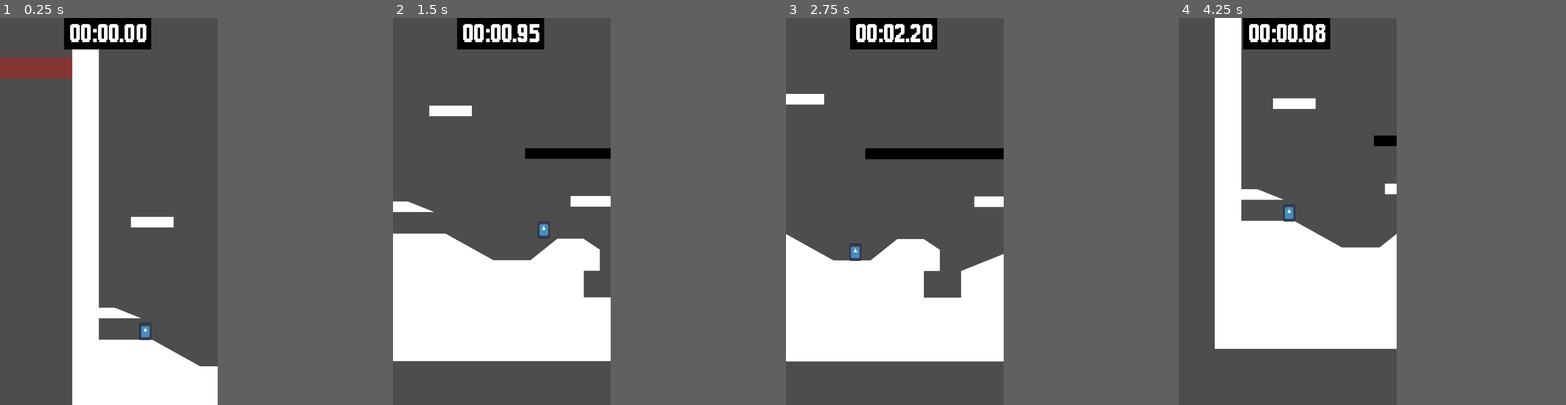
Above: before the commit, frames 1-4 (left to right).
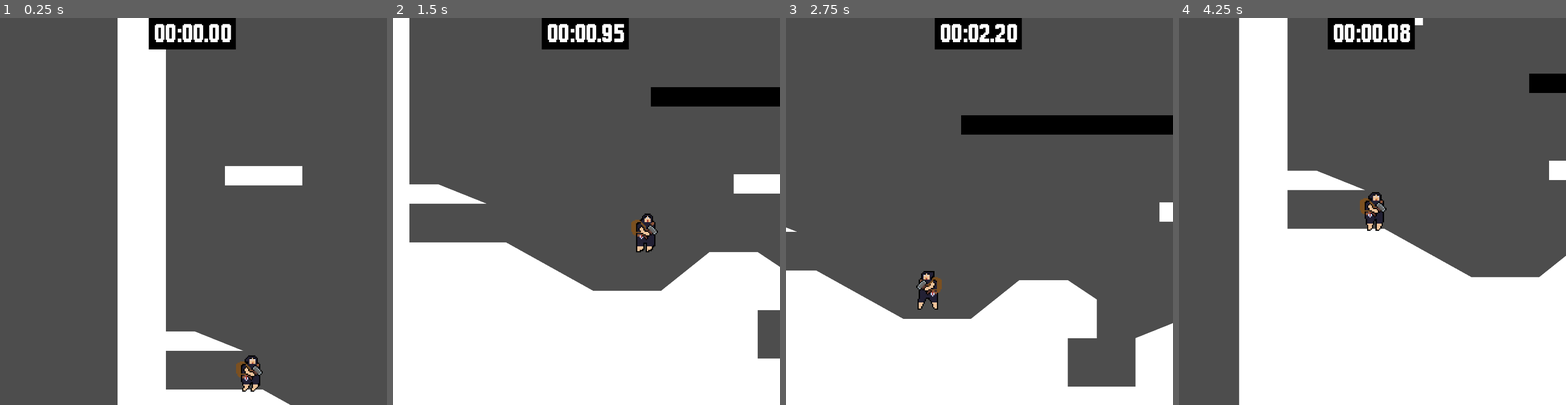
Above: after the commit, the same moments.

Repository: cureforboredom/ludumdare-depths
Game: Godot game, scene res://Scenes/main.tscn
Two runs of this game, one before a commit and one after it. Both use one fixed random seed, a clock stepped at 60 frames per second and the inputs below. The engine's default icon, where the game draws it, is replaced by a stand-in: a white triangle on a blue panel in a dark square.
Inputs:
- Up to frame 1 (0.25 s): no input
- Up to frame 2 (1.5 s): hold Space (Jump) 0.53-1.28 s; hold D (Right) from 0.53 s (still down); tap Space (Jump) at 1.35 s
- Up to frame 3 (2.75 s): tap Space (Jump) at 1.52, 1.82 s; release D (Right) at 2.03 s; hold A (Left) from 2.03 s (still down); hold Space (Jump) from 2.03 s (still down)
- Up to frame 4 (4.25 s): release A (Left) at 2.78 s; release Space (Jump) at 2.78 s; hold D (Right) from 2.78 s (still down); tap Space (Jump) at 2.85, 3.02, 3.32 s; hold Space (Jump) from 3.53 s (still down); tap R (Reset) at 4.15 s
In our replay, the window is 450x800 before the commit and 800x800 after it. These sizes can differ from the game's own. Grey fills any space a smaller window leaves; there, only what the larger window draws over its background counts as a difference.

The runs differ from the first frame. In frame 1, 25% of the frame differs, in the area x 0-79%, y 0-100%; in frame 2, 34%; in frame 3, 30%; in frame 4, 39%, in the area x 9-100%, y 0-100%.

Commit message:
progress

Diff:
--- a/Scenes/main.tscn
+++ b/Scenes/main.tscn
@@ -18,7 +18,7 @@
 
 [node name="Treadmill" parent="." instance=ExtResource("5_hptm8")]
 position = Vector2(352, 320)
-speed = 75
+speed = 60
 
 [node name="Low Grav" parent="." instance=ExtResource("6_d1ilt")]
 position = Vector2(496, 448)
@@ -50,12 +50,12 @@
 [node name="MovingPlatform2" parent="Platforms" instance=ExtResource("9_hptm8")]
 position = Vector2(552, 280)
 dist = Vector2(0, -200.15)
-duration = 0.75
+duration = 2.0
 
 [node name="MovingPlatform3" parent="Platforms" instance=ExtResource("9_hptm8")]
 position = Vector2(88, 256)
 dist = Vector2(150, -150)
-duration = 10.0
+duration = 6.0
 
 [connection signal="reset" from="Hazard" to="." method="_on_hazard_reset"]
 [connection signal="reset" from="Hazard2" to="." method="_on_hazard_reset"]
--- a/Scenes/player.tscn
+++ b/Scenes/player.tscn
@@ -1,25 +1,144 @@
-[gd_scene load_steps=4 format=3 uid="uid://dplgh8qaopqml"]
+[gd_scene load_steps=11 format=3 uid="uid://dplgh8qaopqml"]
 
 [ext_resource type="Script" uid="uid://wae7u45nj3y6" path="res://Scripts/player.gd" id="1_kyqiw"]
-[ext_resource type="Texture2D" uid="uid://i3va343b8dk8" path="res://icon.svg" id="2_gntrk"]
+[ext_resource type="Texture2D" uid="uid://cpfqe582pa5we" path="res://Assets/hammertime-Sheet.png" id="2_cvnsp"]
 
-[sub_resource type="RectangleShape2D" id="RectangleShape2D_kyqiw"]
-size = Vector2(16, 24)
+[sub_resource type="CapsuleShape2D" id="CapsuleShape2D_cvnsp"]
+radius = 7.5
+height = 28.0
+
+[sub_resource type="Animation" id="Animation_cvnsp"]
+resource_name = "Idle"
+length = 3.0
+loop_mode = 1
+tracks/0/type = "value"
+tracks/0/imported = false
+tracks/0/enabled = true
+tracks/0/path = NodePath("Sprite2D:frame")
+tracks/0/interp = 1
+tracks/0/loop_wrap = true
+tracks/0/keys = {
+"times": PackedFloat32Array(0, 0.933333, 1.53333, 2.36667),
+"transitions": PackedFloat32Array(1, 1, 1, 1),
+"update": 1,
+"values": [5, 6, 7, 8]
+}
+
+[sub_resource type="Animation" id="Animation_6t5aa"]
+length = 0.001
+tracks/0/type = "value"
+tracks/0/imported = false
+tracks/0/enabled = true
+tracks/0/path = NodePath("Sprite2D:frame")
+tracks/0/interp = 1
+tracks/0/loop_wrap = true
+tracks/0/keys = {
+"times": PackedFloat32Array(0),
+"transitions": PackedFloat32Array(1),
+"update": 1,
+"values": [0]
+}
+
+[sub_resource type="Animation" id="Animation_fkybt"]
+resource_name = "Idle"
+length = 0.3
+tracks/0/type = "value"
+tracks/0/imported = false
+tracks/0/enabled = true
+tracks/0/path = NodePath("Sprite2D:frame")
+tracks/0/interp = 1
+tracks/0/loop_wrap = true
+tracks/0/keys = {
+"times": PackedFloat32Array(0, 0.0666667, 0.1),
+"transitions": PackedFloat32Array(1, 1, 1),
+"update": 1,
+"values": [1, 2, 3]
+}
+
+[sub_resource type="Animation" id="Animation_vgqql"]
+resource_name = "Jump up"
+length = 0.2
+markers = [{
+"color": Color(0.462745, 1, 1, 1),
+"name": &"up1",
+"time": 0.00540269
+}, {
+"color": Color(0.863436, 5.31845e-06, 7.70092e-07, 1),
+"name": &"up2",
+"time": 0.233333
+}, {
+"color": Color(1, 1, 1, 1),
+"name": &"down1",
+"time": 1.0
+}, {
+"color": Color(1, 1, 1, 1),
+"name": &"down2",
+"time": 1.28044
+}]
+tracks/0/type = "value"
+tracks/0/imported = false
+tracks/0/enabled = true
+tracks/0/path = NodePath("Sprite2D:frame")
+tracks/0/interp = 1
+tracks/0/loop_wrap = true
+tracks/0/keys = {
+"times": PackedFloat32Array(0),
+"transitions": PackedFloat32Array(1),
+"update": 1,
+"values": [10]
+}
+
+[sub_resource type="Animation" id="Animation_x3wgy"]
+resource_name = "Jump down"
+tracks/0/type = "value"
+tracks/0/imported = false
+tracks/0/enabled = true
+tracks/0/path = NodePath("Sprite2D:frame")
+tracks/0/interp = 1
+tracks/0/loop_wrap = true
+tracks/0/keys = {
+"times": PackedFloat32Array(0),
+"transitions": PackedFloat32Array(1),
+"update": 1,
+"values": [11]
+}
+
+[sub_resource type="Animation" id="Animation_3smsa"]
+resource_name = "Run"
+length = 0.35
+tracks/0/type = "value"
+tracks/0/imported = false
+tracks/0/enabled = true
+tracks/0/path = NodePath("Sprite2D:frame")
+tracks/0/interp = 1
+tracks/0/loop_wrap = true
+tracks/0/keys = {
+"times": PackedFloat32Array(0, 0.0666667, 0.133333, 0.2, 0.266667),
+"transitions": PackedFloat32Array(1, 1, 1, 1, 1),
+"update": 1,
+"values": [15, 16, 17, 18, 19]
+}
+
+[sub_resource type="AnimationLibrary" id="AnimationLibrary_x3wgy"]
+_data = {
+&"Idle": SubResource("Animation_cvnsp"),
+&"Jump down": SubResource("Animation_x3wgy"),
+&"Jump up": SubResource("Animation_vgqql"),
+&"Landing": SubResource("Animation_fkybt"),
+&"RESET": SubResource("Animation_6t5aa"),
+&"Run": SubResource("Animation_3smsa")
+}
 
 [node name="Player" type="CharacterBody2D"]
 floor_max_angle = 1.0472
 floor_snap_length = 3.0
 script = ExtResource("1_kyqiw")
 
-[node name="Sprite2D" type="Sprite2D" parent="."]
-scale = Vector2(0.145, 0.203)
-texture = ExtResource("2_gntrk")
-
 [node name="CollisionShape2D" type="CollisionShape2D" parent="."]
-shape = SubResource("RectangleShape2D_kyqiw")
+shape = SubResource("CapsuleShape2D_cvnsp")
 
 [node name="RayLeftOuter" type="RayCast2D" parent="."]
-position = Vector2(-8, 0)
+position = Vector2(-7, 0)
 target_position = Vector2(0, -40)
 
 [node name="RayLeftInner" type="RayCast2D" parent="."]
@@ -27,7 +146,7 @@
 target_position = Vector2(0, -40)
 
 [node name="RayRightOuter" type="RayCast2D" parent="."]
-position = Vector2(8, 0)
+position = Vector2(7, 0)
 target_position = Vector2(0, -40)
 
 [node name="RayRightInner" type="RayCast2D" parent="."]
@@ -39,24 +158,32 @@
 target_position = Vector2(3, 0)
 
 [node name="RayLeftWall" type="RayCast2D" parent="."]
-position = Vector2(-6, 0)
+position = Vector2(-5, 0)
 target_position = Vector2(-3, 0)
 
 [node name="RayLeftFloor" type="RayCast2D" parent="."]
-position = Vector2(4, 12)
+position = Vector2(4, 13)
 target_position = Vector2(0, 3)
 
 [node name="RayRightFloor" type="RayCast2D" parent="."]
-position = Vector2(-5, 12)
+position = Vector2(-5, 13)
 target_position = Vector2(0, 3)
 
 [node name="Camera2D" type="Camera2D" parent="."]
-zoom = Vector2(0.55, 0.55)
 position_smoothing_enabled = true
-position_smoothing_speed = 4.0
 drag_horizontal_enabled = true
 drag_vertical_enabled = true
-drag_left_margin = 0.15
+drag_left_margin = 0.12
 drag_top_margin = 0.15
 drag_right_margin = 0.15
 drag_bottom_margin = 0.15
+
+[node name="Sprite2D" type="Sprite2D" parent="."]
+texture = ExtResource("2_cvnsp")
+hframes = 5
+vframes = 4
+
+[node name="AnimationPlayer" type="AnimationPlayer" parent="."]
+libraries = {
+&"": SubResource("AnimationLibrary_x3wgy")
+}
--- a/Scripts/main.gd
+++ b/Scripts/main.gd
@@ -34,8 +34,8 @@
   if player_instance:
     player_instance.queue_free()
   player_instance = player.instantiate()
-  add_child(player_instance)
-  player_instance.position = player_start
+  self.call_deferred("add_child", player_instance)
+  player_instance.set_deferred("position", player_start)
 
   platforms.reset()
 
--- a/Scripts/platforms.gd
+++ b/Scripts/platforms.gd
@@ -14,8 +14,8 @@
     node.queue_free()
   for node in platforms:
     var platform_instance = platform.instantiate()
-    add_child(platform_instance)
-    platform_instance.transform = node[0]
-    platform_instance.dist = node[1]
-    platform_instance.duration = node[2]
-    platform_instance.setup()
+    self.call_deferred("add_child", platform_instance)
+    platform_instance.set_deferred("transform", node[0])
+    platform_instance.set_deferred("dist", node[1])
+    platform_instance.set_deferred("duration", node[2])
+    platform_instance.call_deferred("setup")
--- a/Scripts/player.gd
+++ b/Scripts/player.gd
@@ -1,13 +1,13 @@
 extends CharacterBody2D
 
-const MAX_SPEED = 190.0
-const INIT_SPEED = 50.0
-const ACCEL = 800.0
+const MAX_SPEED = 150.0
+const INIT_SPEED = 30.0
+const ACCEL = 600.0
 const JUMP_VELOCITY = -275.0
-const JUMP_TIME = 0.4
+const JUMP_TIME = 0.3
 const JUMP_BUFFER = 0.15
 const COYOTE_TIME = 0.15
-const WALL_TIME = 0.25
+const WALL_TIME = 0.20
 
 var jump_timer = 0
 var jump_buffer_timer = 0
@@ -17,6 +17,7 @@
 var coyote_timer = 0
 var slip = 0.0
 var momentum = {"speed": 0, "dir": 0, "jump": false, "decel": 0}
+var falling = false
 
 @onready var RLO: RayCast2D = $RayLeftOuter
 @onready var RLI: RayCast2D = $RayLeftInner
@@ -27,13 +28,20 @@
 @onready var RLF: RayCast2D = $RayLeftFloor
 @onready var RRF: RayCast2D = $RayRightFloor
 
+@onready var sprite = $Sprite2D
+@onready var animplayer = $AnimationPlayer
+
+func _process(delta: float) -> void:
+  pass
+
 func _physics_process(delta: float) -> void:
   if not is_on_floor():
       if velocity.y < 0:
         velocity += get_gravity() * delta
       else:
         if not (RLW.is_colliding() or RRW.is_colliding()):
-          velocity += get_gravity() * delta * 2
+          velocity += get_gravity() * delta * 1.5
+          falling = true
         else:
           velocity = get_gravity() * delta * 2.5
   else:
@@ -145,4 +153,22 @@
     if coyote_timer > 0:
       coyote_timer -= delta
 
+  var direction = Input.get_axis("Left", "Right")
+  if direction:
+    animplayer.play("Run")
+    sprite.flip_h = direction < 0
+  if falling and is_on_floor():
+    falling = false
+    animplayer.play("Landing")
+  if !is_on_floor():
+    if velocity.y < 0:
+      animplayer.play("Jump up")
+    if velocity.y > 0:
+      animplayer.play("Jump down")
+
+  if !animplayer.is_playing():
+    animplayer.play("Idle")
+
+  animplayer.advance(0)
+
   move_and_slide()
--- a/Scripts/treadmill.gd
+++ b/Scripts/treadmill.gd
@@ -2,10 +2,10 @@
 
 extends StaticBody2D
 
-@export var speed = 75
+@export var speed = 60
 
 func _ready() -> void:
   constant_linear_velocity = Vector2(speed, 0)
 
 func momentum() -> Dictionary:
-  return {"speed": 125, "dir": 1, "jump": false, "decel": 100}
+  return {"speed": 100, "dir": 1, "jump": false, "decel": 100}
--- a/project.godot
+++ b/project.godot
@@ -17,9 +17,9 @@
 
 [display]
 
-window/size/viewport_width=180
+window/size/viewport_width=320
 window/size/viewport_height=320
-window/size/window_width_override=720
+window/size/window_width_override=1280
 window/size/window_height_override=1280
 window/stretch/mode="canvas_items"
 
@@ -72,7 +72,7 @@
 
 [physics]
 
-2d/default_gravity=1206.59
+2d/default_gravity=1100.0
 
 [rendering]
 
Binary file added: Assets/hammertime-Sheet.png
Not shown, added: Assets/hammertime-Sheet.png.import
